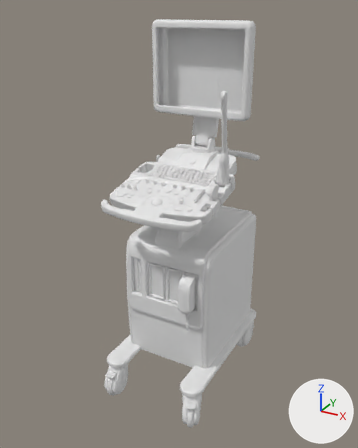
The FBX model Assets/Models/Ultrasound/ultrasound.fbx as it was, and as the next commit left it.
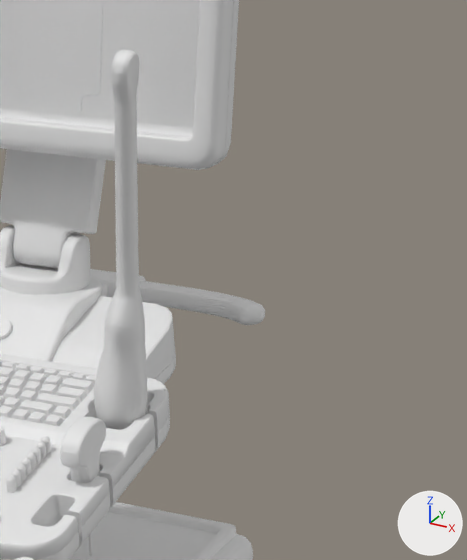
Each version appears first whole from a 50 mm lens placed at (0.86, -1.692, 1.513), pointed at (-0.023, -0.086, 0.71), and next in a close-up on the part from 54% to 87% of the width and 17% to 49% of the height. The lights are fixed; the arrows at lower right show +X, +Y and +Z. Where no turn or scale is listed for an object, it has been applied to the vertices. Vertices at the same position are counted once.

In view in the first close-up: 'Ultrasound_Machine_Final_MP'.
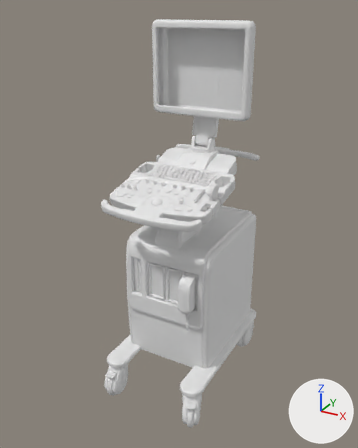
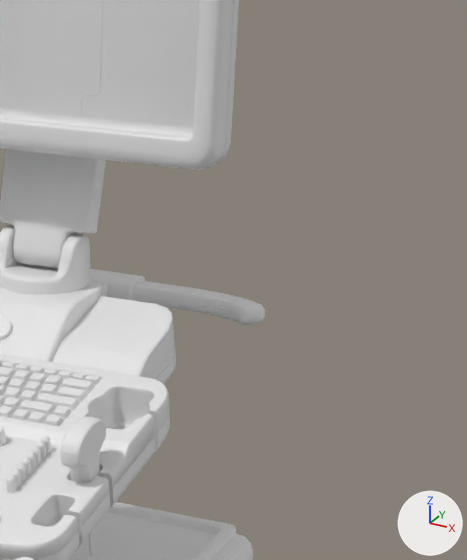
Location of each change, (x1, y1, x2, y2) in pixels of the close-ups (467 x 560 px):
part 1 of me_sonoace_r5_ultrasound_machine_final_mp, deleted
    before: (94, 49, 147, 430)

The change in detail:
me_sonoace_r5_ultrasound_machine_final_mp has 26004 vertices, 24688 faces and spans x -0.234..0.227, y -0.424..0.296, z -0.001..1.467.
me_sonoace_r5_ultrasound_machine_final_mp is used by ob_ultrasound_machine_final_mp; location (0.0, 0.0, 0.0).
me_sonoace_r5_ultrasound_machine_final_mp part 1: the loose piece of 820 vertices spanning x 0.145..0.206, y -0.2..-0.072, z 0.883..1.262 is deleted.
